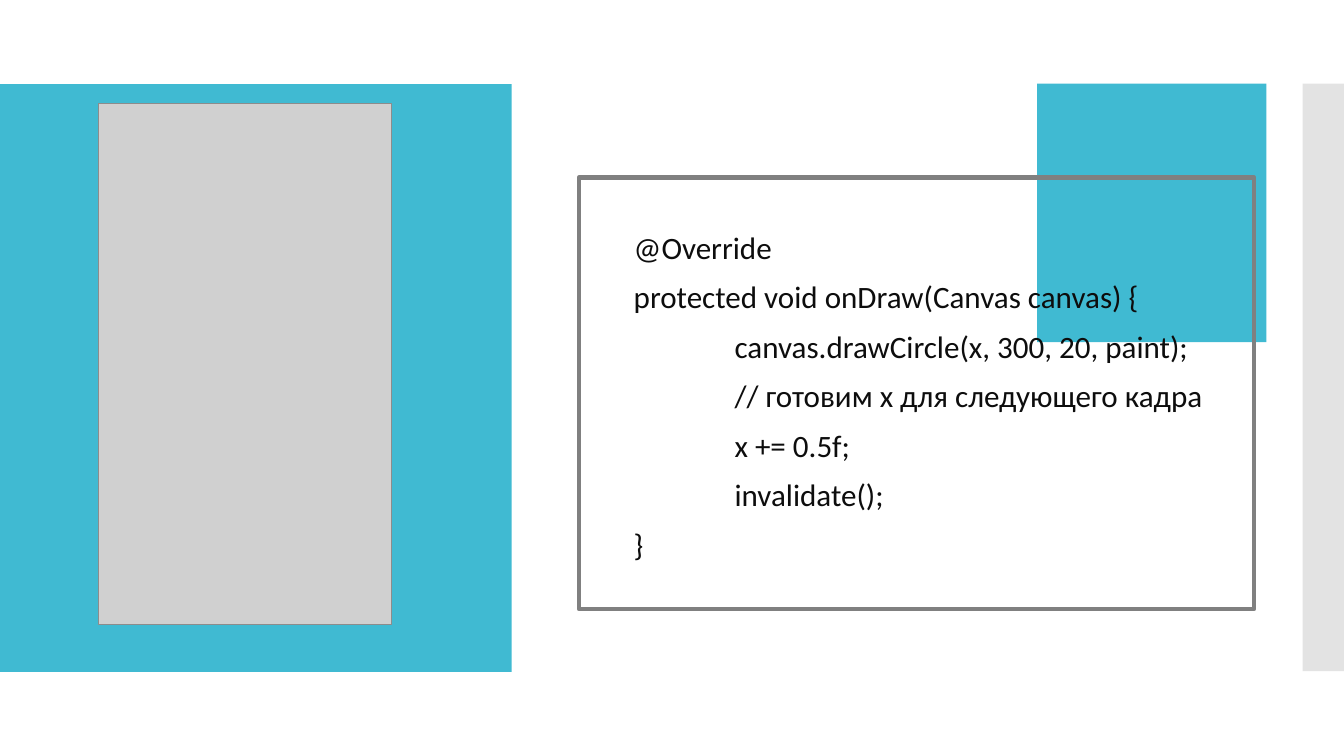
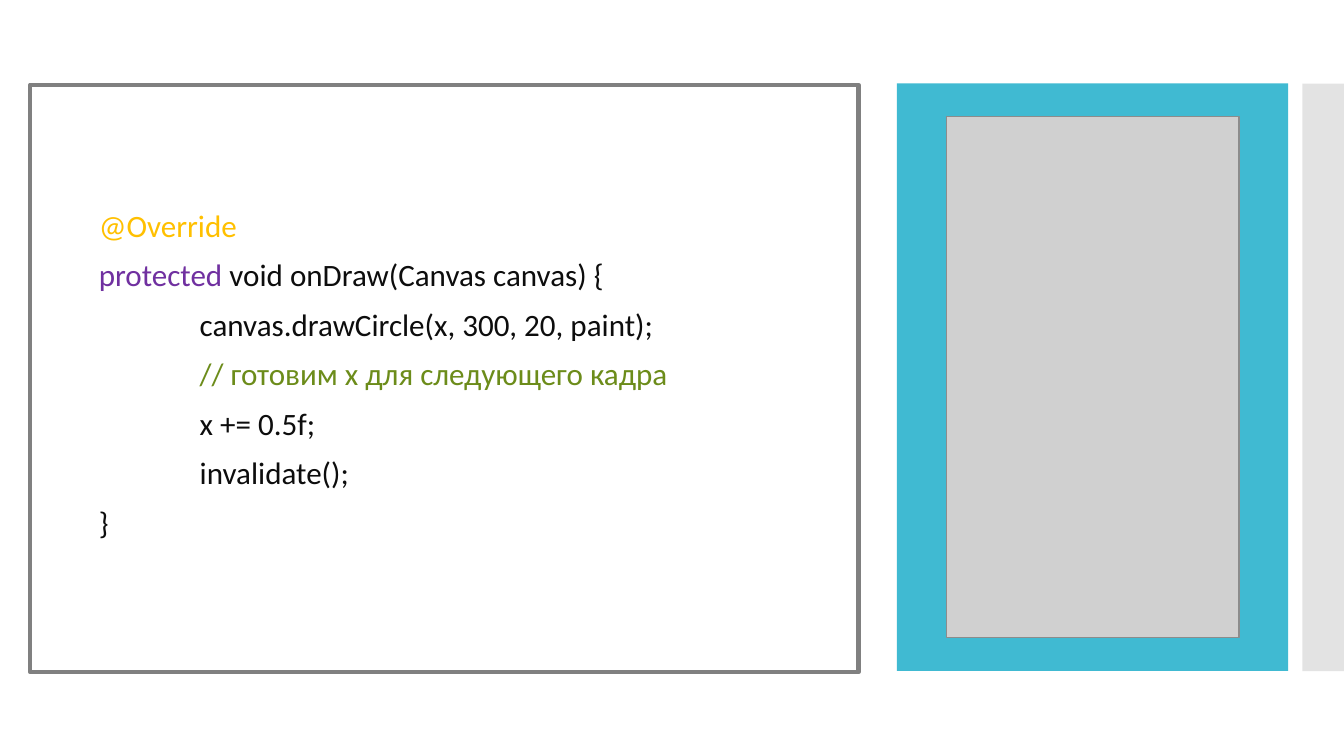
Before and after one commit to IriEfremova/LessonsCube, a slide deck: slide 18 of Samsung/Lesson6/Циклы в Java.pptx (slide 15 before the commit). Drawn at 1344x756 pixels with LibreOffice and Linux fonts; fonts in the diff are those of the drawing; grey boxes stand for pictures. Boxes give left, top, right and bottom in pixels: in the first picture for what was removed or moved away, otherwise in the second. Text is boxed around its words. In the diff, an @@ line names an element or a change of style, - is before the commit and + after.

```diff
--- a/Samsung/Lesson6/Циклы в Java.pptx
+++ b/Samsung/Lesson6/Циклы в Java.pptx
@@ rectangle: place and size @@
-rectangle at [0, 84, 512, 671]
+rectangle at [0, 84, 380, 671]
@@ rectangle: place and size @@
-rectangle at [579, 177, 1254, 609]
+rectangle at [30, 85, 859, 673]
@@ rectangle: place and size @@
-rectangle at [1037, 84, 1266, 342]
+rectangle at [897, 84, 1289, 671]
@@ picture: place and size @@
-picture at [98, 104, 391, 625]
+picture at [947, 117, 1240, 638]
@@ text "@Override": place and size @@
-text "@Override" at [634, 237, 1202, 510]
+text "@Override" at [99, 215, 667, 488]
@@ text at [99, 215, 667, 390]: text colour #0D0D0D to #FFC000 in "@Override"; text colour #0D0D0D to #7030A0 in "protected"; text colour #0D0D0D to #6C8C1A in "// готовим x для следующего кадра" @@
```
Also in this commit, not shown: 2 other slides changed, 3 slides added, 6 other files.
